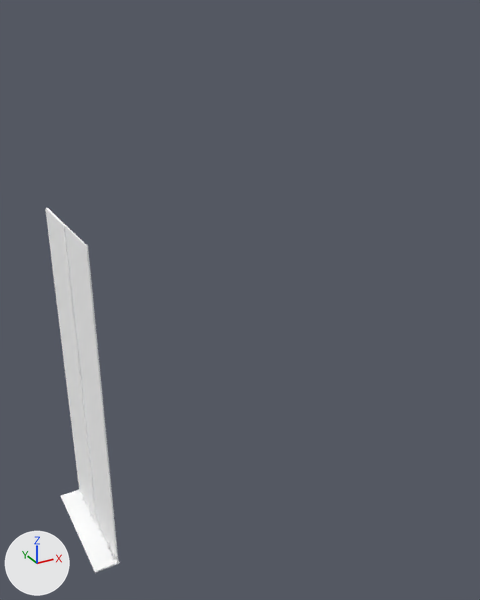
Before and after pictures for a commit that changed the FBX model Assets/Models/Environment/backwall.fbx.
Rendered twice from a camera (50 mm lens) standing at (-9.8, -44.3, 39.9) and looking at (14.1, -0.8, 18.2). The axes (+X, +Y, +Z) are drawn at lower left. The lights are the same throughout. Where no turn or scale is listed for an object, it has been applied to the vertices.

Objects in the first picture: 'backwall'.
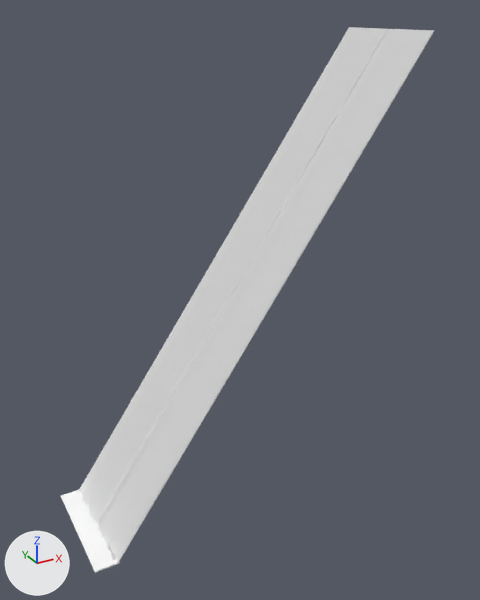
Commit message: backwall fix attempt

What the commit changed:
me_mesh has 304 vertices, 604 faces and spans x -1.0..1.0, y -5.0..5.0, z 0.0..26.2.
me_mesh is used by ob_backwall; location (0.0, 0.0, 0.0).
me_mesh part 1: all 14 vertices in x 0.7..0.9, y -5.0..5.0, z 26.2 are moved by (27.1, 0.0, 12.2).

Changed parts and their boxes [x1, y1, x2, y2] in the pictures (480 x 600 px; the box of a moved part takes in the faces that stretch with it):
'backwall', reshaped (393% wider, 49% taller)
    before: [45, 208, 120, 573]
    after: [61, 27, 435, 573]
part 1 of me_mesh, moved or reshaped
    before: [45, 208, 119, 563]
    after: [80, 27, 435, 563]
